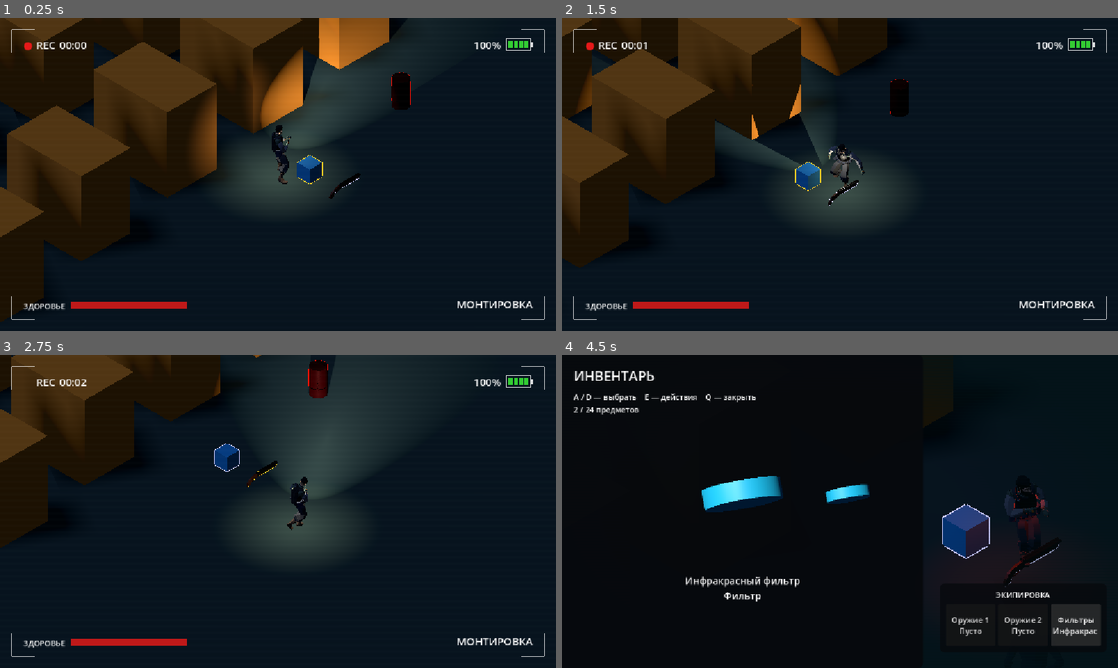
Above: before the commit, frames 1-4 (two rows, left to right).
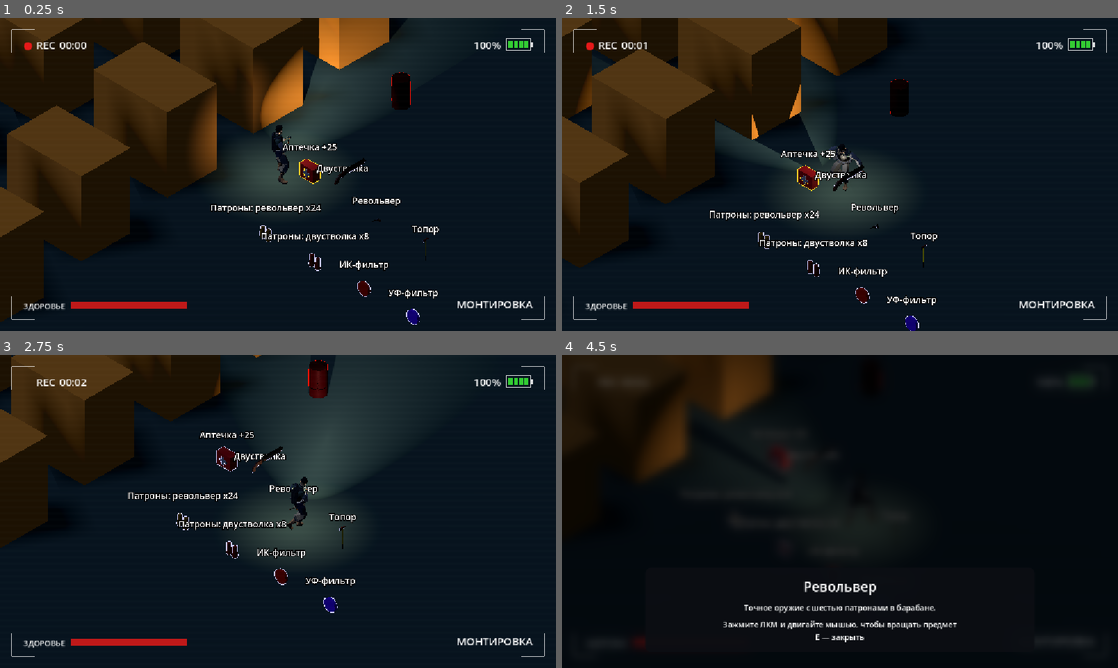
Above: after the commit, the same moments.

Repository: AnckerStudios/the-camera-game
Game: Godot game, scene res://scene/artem/misha_v4_doma.tscn
Same seed, same stepped clock (60 frames per second), same inputs: the game is played once before the commit and once after it. This scene is started directly instead of the project's main scene. Sound files missing from this copy of the repository are replaced by a short silence.
Inputs (mouse positions are in pixels of both pictures, inside the frame that each line leads up to):
- Up to frame 1 (0.25 s): no input
- Up to frame 2 (1.5 s): move the mouse to (962, 158) at 0.52 s; hold D (move_right) 0.53-1.28 s; hold Right mouse button (alt_fire) 0.53-1.28 s; tap Space (jump) at 0.77 s; move the mouse to (728, 190) at 1.27 s; hold S (move_backward) from 1.28 s (still down); tap Shift (dash) at 1.35 s
- Up to frame 3 (2.75 s): tap Space (jump) at 1.52 s; move the mouse to (333, 442) at 2.02 s; release S (move_backward) at 2.03 s; press the mouse at (333, 442) at 2.03 s; hold D (move_right) from 2.03 s (still down)
- Up to frame 4 (4.5 s): move the mouse to (812, 574) at 2.77 s; release D (move_right) at 2.78 s; release the mouse at (812, 574) at 2.78 s; hold W (move_forward) 2.78-3.53 s; tap E (interaction) at 2.85 s; tap Space (jump) at 3.02, 3.77 s; move the mouse to (1006, 558) at 3.52 s; hold A (move_left) 3.53-4.25 s; tap Tab (toggle_filter) at 3.6 s; tap Q (inventory) at 4.15 s; click (1073, 624) at 4.25 s, where only the run before the commit has a clickable "Фильтры Инфракрасный фильтр"

The runs differ from the first frame. In frame 1, 2.4% of the frame differs, in the area x 38-79%, y 40-98%; in frame 2, 2.4%; in frame 3, 2.4%; in frame 4, 14%, in the area x 0-97%, y 0-94%.

Commit message:
фикс оружия

Diff:
--- /dev/null
+++ b/gamelogic/environment/items/data/axe.tres
@@ -0,0 +1,14 @@
+[gd_resource type="Resource" script_class="InventoryItem" load_steps=4 format=3]
+[ext_resource type="Script" path="res://gamelogic/inventory/inventory_item.gd" id="1"]
+[ext_resource type="PackedScene" path="res://gamelogic/weapon/weapon_axe.tscn" id="2"]
+[ext_resource type="PackedScene" path="res://gamelogic/environment/items/models/axe.tscn" id="3"]
+[resource]
+script = ExtResource("1")
+id = &"weapon_WeaponAxe"
+display_name = "Топор"
+description = "Оружие ближнего боя. Не требует патронов."
+kind = 0
+max_stack = 1
+weapon_scene = ExtResource("2")
+weapon_id = &"WeaponAxe"
+model_scene = ExtResource("3")
--- /dev/null
+++ b/gamelogic/environment/items/data/infrared_filter.tres
@@ -0,0 +1,12 @@
+[gd_resource type="Resource" script_class="InventoryItem" load_steps=3 format=3]
+[ext_resource type="Script" path="res://gamelogic/inventory/inventory_item.gd" id="1"]
+[ext_resource type="PackedScene" path="res://gamelogic/environment/items/models/infrared_filter.tscn" id="2"]
+[resource]
+script = ExtResource("1")
+id = &"filter_1"
+display_name = "Инфракрасный фильтр"
+description = "Позволяет видеть инфракрасные цели. После установки переключается по Tab."
+kind = 3
+max_stack = 1
+model_scene = ExtResource("2")
+filter_mode = 1
--- /dev/null
+++ b/gamelogic/environment/items/data/medkit.tres
@@ -0,0 +1,12 @@
+[gd_resource type="Resource" script_class="InventoryItem" load_steps=3 format=3]
+[ext_resource type="Script" path="res://gamelogic/inventory/inventory_item.gd" id="1"]
+[ext_resource type="PackedScene" path="res://gamelogic/environment/items/models/medkit.tscn" id="2"]
+[resource]
+script = ExtResource("1")
+id = &"medkit"
+display_name = "Аптечка"
+description = "Восстанавливает 25 единиц здоровья."
+kind = 2
+max_stack = 10
+model_scene = ExtResource("2")
+healing = 25.0
--- /dev/null
+++ b/gamelogic/environment/items/data/revolver.tres
@@ -0,0 +1,14 @@
+[gd_resource type="Resource" script_class="InventoryItem" load_steps=4 format=3]
+[ext_resource type="Script" path="res://gamelogic/inventory/inventory_item.gd" id="1"]
+[ext_resource type="PackedScene" path="res://gamelogic/weapon/weapon_revolver.tscn" id="2"]
+[ext_resource type="PackedScene" path="res://gamelogic/environment/items/models/revolver.tscn" id="3"]
+[resource]
+script = ExtResource("1")
+id = &"weapon_WeaponRevolver"
+display_name = "Револьвер"
+description = "Точное оружие с шестью патронами в барабане."
+kind = 0
+max_stack = 1
+weapon_scene = ExtResource("2")
+weapon_id = &"WeaponRevolver"
+model_scene = ExtResource("3")
--- /dev/null
+++ b/gamelogic/environment/items/data/revolver_ammo.tres
@@ -0,0 +1,12 @@
+[gd_resource type="Resource" script_class="InventoryItem" load_steps=3 format=3]
+[ext_resource type="Script" path="res://gamelogic/inventory/inventory_item.gd" id="1"]
+[ext_resource type="PackedScene" path="res://gamelogic/environment/items/models/revolver_ammo.tscn" id="2"]
+[resource]
+script = ExtResource("1")
+id = &"ammo_revolver"
+display_name = "Револьверные патроны"
+description = "24 патрона для револьвера. Примените в инвентаре, чтобы пополнить запас."
+kind = 1
+max_stack = 60
+model_scene = ExtResource("2")
+weapon_id = &"WeaponRevolver"
--- /dev/null
+++ b/gamelogic/environment/items/data/shotgun.tres
@@ -0,0 +1,14 @@
+[gd_resource type="Resource" script_class="InventoryItem" load_steps=4 format=3]
+[ext_resource type="Script" path="res://gamelogic/inventory/inventory_item.gd" id="1"]
+[ext_resource type="PackedScene" path="res://gamelogic/weapon/weapon_double_shotgun.tscn" id="2"]
+[ext_resource type="PackedScene" path="res://gamelogic/environment/items/models/shotgun.tscn" id="3"]
+[resource]
+script = ExtResource("1")
+id = &"weapon_WeaponDoubleShotgun"
+display_name = "Двустволка"
+description = "Два патрона, восемь дробин в каждом. Альтернативный выстрел расходует оба ствола."
+kind = 0
+max_stack = 1
+weapon_scene = ExtResource("2")
+weapon_id = &"WeaponDoubleShotgun"
+model_scene = ExtResource("3")
--- /dev/null
+++ b/gamelogic/environment/items/data/shotgun_ammo.tres
@@ -0,0 +1,12 @@
+[gd_resource type="Resource" script_class="InventoryItem" load_steps=3 format=3]
+[ext_resource type="Script" path="res://gamelogic/inventory/inventory_item.gd" id="1"]
+[ext_resource type="PackedScene" path="res://gamelogic/environment/items/models/shotgun_ammo.tscn" id="2"]
+[resource]
+script = ExtResource("1")
+id = &"ammo_shotgun"
+display_name = "Патроны для двустволки"
+description = "8 патронов для двустволки. Примените в инвентаре, чтобы пополнить запас."
+kind = 1
+max_stack = 60
+model_scene = ExtResource("2")
+weapon_id = &"WeaponDoubleShotgun"
--- /dev/null
+++ b/gamelogic/environment/items/data/ultraviolet_filter.tres
@@ -0,0 +1,12 @@
+[gd_resource type="Resource" script_class="InventoryItem" load_steps=3 format=3]
+[ext_resource type="Script" path="res://gamelogic/inventory/inventory_item.gd" id="1"]
+[ext_resource type="PackedScene" path="res://gamelogic/environment/items/models/ultraviolet_filter.tscn" id="2"]
+[resource]
+script = ExtResource("1")
+id = &"filter_2"
+display_name = "Ультрафиолетовый фильтр"
+description = "Выделяет активные предметы, бочки и двери. После установки переключается по Tab."
+kind = 3
+max_stack = 1
+model_scene = ExtResource("2")
+filter_mode = 2
--- /dev/null
+++ b/gamelogic/environment/items/models/axe.tscn
@@ -0,0 +1,6 @@
+[gd_scene load_steps=2 format=3]
+[ext_resource type="PackedScene" path="res://resources/model/weapons/axe.glb" id="1"]
+[node name="ItemModel" type="Node3D"]
+[node name="Model" parent="." instance=ExtResource("1")]
+position = Vector3(0, 0.35, 0)
+scale = Vector3(0.18, 0.18, 0.18)
--- /dev/null
+++ b/gamelogic/environment/items/models/infrared_filter.tscn
@@ -0,0 +1,15 @@
+[gd_scene load_steps=3 format=3]
+[sub_resource type="CylinderMesh" id="Filter"]
+top_radius = 0.22
+bottom_radius = 0.22
+height = 0.09
+[sub_resource type="StandardMaterial3D" id="Material"]
+albedo_color = Color(0.9, 0.12, 0.04, 1)
+metallic = 0.3
+roughness = 0.25
+[node name="FilterModel" type="Node3D"]
+[node name="Filter" type="MeshInstance3D" parent="."]
+position = Vector3(0, 0.25, 0)
+rotation_degrees = Vector3(90, 0, 0)
+mesh = SubResource("Filter")
+material_override = SubResource("Material")
--- /dev/null
+++ b/gamelogic/environment/items/models/medkit.tscn
@@ -0,0 +1,20 @@
+[gd_scene load_steps=5 format=3]
+[sub_resource type="BoxMesh" id="Body"]
+size = Vector3(0.55, 0.45, 0.28)
+[sub_resource type="StandardMaterial3D" id="Red"]
+albedo_color = Color(0.72, 0.055, 0.07, 1)
+[sub_resource type="BoxMesh" id="Vertical"]
+size = Vector3(0.08, 0.27, 0.02)
+[sub_resource type="BoxMesh" id="Horizontal"]
+size = Vector3(0.27, 0.08, 0.02)
+[node name="Medkit" type="Node3D"]
+[node name="Body" type="MeshInstance3D" parent="."]
+position = Vector3(0, 0.25, 0)
+mesh = SubResource("Body")
+material_override = SubResource("Red")
+[node name="CrossVertical" type="MeshInstance3D" parent="."]
+position = Vector3(0, 0.25, 0.15)
+mesh = SubResource("Vertical")
+[node name="CrossHorizontal" type="MeshInstance3D" parent="."]
+position = Vector3(0, 0.25, 0.15)
+mesh = SubResource("Horizontal")
--- /dev/null
+++ b/gamelogic/environment/items/models/revolver.tscn
@@ -0,0 +1,6 @@
+[gd_scene load_steps=2 format=3]
+[ext_resource type="PackedScene" path="res://resources/model/weapons/weapon_rev.glb" id="1"]
+[node name="ItemModel" type="Node3D"]
+[node name="Model" parent="." instance=ExtResource("1")]
+position = Vector3(0, 0.35, 0)
+scale = Vector3(0.075, 0.075, 0.075)
--- /dev/null
+++ b/gamelogic/environment/items/models/revolver_ammo.tscn
@@ -0,0 +1,18 @@
+[gd_scene load_steps=3 format=3]
+[sub_resource type="CylinderMesh" id="Shell"]
+top_radius = 0.06
+bottom_radius = 0.08
+height = 0.35
+[sub_resource type="StandardMaterial3D" id="Material"]
+albedo_color = Color(0.8, 0.58, 0.18, 1)
+metallic = 0.6
+roughness = 0.35
+[node name="Ammo" type="Node3D"]
+[node name="Shell1" type="MeshInstance3D" parent="."]
+position = Vector3(-0.12, 0.19, 0)
+mesh = SubResource("Shell")
+material_override = SubResource("Material")
+[node name="Shell2" type="MeshInstance3D" parent="."]
+position = Vector3(0.12, 0.19, 0)
+mesh = SubResource("Shell")
+material_override = SubResource("Material")
--- /dev/null
+++ b/gamelogic/environment/items/models/shotgun.tscn
@@ -0,0 +1,6 @@
+[gd_scene load_steps=2 format=3]
+[ext_resource type="PackedScene" path="res://resources/model/weapons/kal_shootgun.glb" id="1"]
+[node name="ItemModel" type="Node3D"]
+[node name="Model" parent="." instance=ExtResource("1")]
+position = Vector3(0, 0.35, 0)
+scale = Vector3(0.25, 0.25, 0.25)
--- /dev/null
+++ b/gamelogic/environment/items/models/shotgun_ammo.tscn
@@ -0,0 +1,18 @@
+[gd_scene load_steps=3 format=3]
+[sub_resource type="CylinderMesh" id="Shell"]
+top_radius = 0.06
+bottom_radius = 0.08
+height = 0.35
+[sub_resource type="StandardMaterial3D" id="Material"]
+albedo_color = Color(0.75, 0.12, 0.06, 1)
+metallic = 0.6
+roughness = 0.35
+[node name="Ammo" type="Node3D"]
+[node name="Shell1" type="MeshInstance3D" parent="."]
+position = Vector3(-0.12, 0.19, 0)
+mesh = SubResource("Shell")
+material_override = SubResource("Material")
+[node name="Shell2" type="MeshInstance3D" parent="."]
+position = Vector3(0.12, 0.19, 0)
+mesh = SubResource("Shell")
+material_override = SubResource("Material")
--- /dev/null
+++ b/gamelogic/environment/items/models/ultraviolet_filter.tscn
@@ -0,0 +1,15 @@
+[gd_scene load_steps=3 format=3]
+[sub_resource type="CylinderMesh" id="Filter"]
+top_radius = 0.22
+bottom_radius = 0.22
+height = 0.09
+[sub_resource type="StandardMaterial3D" id="Material"]
+albedo_color = Color(0.45, 0.12, 0.95, 1)
+metallic = 0.3
+roughness = 0.25
+[node name="FilterModel" type="Node3D"]
+[node name="Filter" type="MeshInstance3D" parent="."]
+position = Vector3(0, 0.25, 0)
+rotation_degrees = Vector3(90, 0, 0)
+mesh = SubResource("Filter")
+material_override = SubResource("Material")
--- a/gamelogic/inventory/player_inventory.gd
+++ b/gamelogic/inventory/player_inventory.gd
@@ -71,7 +71,7 @@
 	return true
 
 func equip_weapon(entry: InventoryEntry, slot: int) -> bool:
-	if not entries.has(entry) or slot < 0 or slot > 1 or entry.item.kind != InventoryItem.Kind.WEAPON:
+	if not entries.has(entry) or slot < 0 or slot > 1 or entry.item.kind != InventoryItem.Kind.WEAPON or not is_instance_valid(_holder):
 		return false
 	if not is_instance_valid(entry.weapon):
 		if not _holder or not entry.item.weapon_scene:
@@ -84,6 +84,7 @@
 			weapons[index] = null
 	weapons[slot] = entry
 	_sync_weapons()
+	_holder.activate_inventory_weapon(entry.weapon)
 	_sync_filters()
 	changed.emit()
 	return true
--- a/gamelogic/player/model/player_model_v2.tscn
+++ b/gamelogic/player/model/player_model_v2.tscn
@@ -87,18 +87,18 @@
 [node name="camera_man_5" parent="." unique_id=1167726490 instance=ExtResource("2_qv5l7")]
 transform = Transform3D(-0.43, 0, -3.7591793e-08, 0, 0.43, 0, 3.7591793e-08, 0, -0.43, 0, 0, 0)
 
-[node name="Skeleton3D" parent="camera_man_5/Armature" parent_id_path=PackedInt32Array(1167726490, 1139866340) index="0" unique_id=2010351348]
-bones/0/position = Vector3(0.007868705, 2.394523, -0.00895619)
-bones/0/rotation = Quaternion(-0.069613054, -0.46054763, -0.017455367, 0.884729)
-bones/1/rotation = Quaternion(-0.018455215, 0.0070259757, 0.003965254, 0.99979717)
-bones/2/rotation = Quaternion(0.052172694, 0.011101649, 0.011504754, 0.9985102)
-bones/3/rotation = Quaternion(0.09295161, 0.015301177, -0.0025748853, 0.99554974)
-bones/4/rotation = Quaternion(0.100573786, 0.050410643, -0.000100905614, 0.9936517)
-bones/5/rotation = Quaternion(-0.023824578, 0.30274677, -0.06061677, 0.9508431)
-bones/9/rotation = Quaternion(-0.73545575, -0.33106458, 0.45757467, -0.37433466)
-bones/10/rotation = Quaternion(0.3473715, -0.25002325, 0.060803395, 0.9017341)
-bones/11/rotation = Quaternion(0.6091114, -0.5647874, 0.32687104, 0.45072594)
-bones/12/rotation = Quaternion(0.009825094, -0.1453791, 0.14770536, 0.978239)
+[node name="Skeleton3D" parent="camera_man_5/Armature" parent_id_path=PackedInt32Array(1167726490, 2127412039) index="0" unique_id=1730218778]
+bones/0/position = Vector3(-0.0034635458, 2.4078848, -0.0001295954)
+bones/0/rotation = Quaternion(-0.056265585, -0.46076334, -0.01044673, 0.88567615)
+bones/1/rotation = Quaternion(-0.037115138, 0.0036361716, 0.00535179, 0.99929005)
+bones/2/rotation = Quaternion(0.04274839, 0.008984356, 0.0046101552, 0.9990348)
+bones/3/rotation = Quaternion(0.073359095, 0.008584631, 0.0025053264, 0.9972655)
+bones/4/rotation = Quaternion(0.1050857, 0.048524458, 0.0035785004, 0.9932722)
+bones/5/rotation = Quaternion(-0.0007958093, 0.31960893, -0.053517465, 0.94603664)
+bones/9/rotation = Quaternion(-0.72197986, -0.3445461, 0.46030465, -0.38490632)
+bones/10/rotation = Quaternion(0.3715727, -0.21738948, 0.02917541, 0.90212214)
+bones/11/rotation = Quaternion(0.60488313, -0.57513684, 0.31771302, 0.44988048)
+bones/12/rotation = Quaternion(0.03361604, -0.1441497, 0.15028602, 0.9774994)
 bones/13/rotation = Quaternion(0.25503376, -0.018591076, 0.035590913, 0.9660981)
 bones/14/rotation = Quaternion(-0.0019412013, -0.0011747301, -0.03376167, 0.9994274)
 bones/15/rotation = Quaternion(-0.123161264, -0.07030876, 0.20538959, 0.9683507)
@@ -111,10 +111,10 @@
 bones/26/rotation = Quaternion(0.38669905, 0.009154487, -0.039972283, 0.9212938)
 bones/27/rotation = Quaternion(0.37076902, -0.013344297, -0.017101994, 0.9284718)
 bones/28/rotation = Quaternion(-1.6765625e-08, 7.481731e-09, -1.1097654e-08, 1)
-bones/31/rotation = Quaternion(0.69318324, -0.40222493, 0.46171293, 0.38017538)
-bones/32/rotation = Quaternion(0.27042302, -0.14594156, -0.21614394, 0.926744)
-bones/33/rotation = Quaternion(0.21151581, 0.2473369, -0.6985777, 0.6372399)
-bones/34/rotation = Quaternion(0.13001138, -0.029354213, -0.27213612, 0.9529834)
+bones/31/rotation = Quaternion(0.70349175, -0.37337574, 0.45543128, 0.39783436)
+bones/32/rotation = Quaternion(0.28015447, -0.1818147, -0.17291223, 0.92658424)
+bones/33/rotation = Quaternion(0.19912823, 0.23781946, -0.70104676, 0.6421241)
+bones/34/rotation = Quaternion(0.12334102, -0.011352909, -0.28158697, 0.95150775)
 bones/35/rotation = Quaternion(0.21911092, -0.10835911, 0.019814743, 0.96946186)
 bones/36/rotation = Quaternion(-0.025400588, 0.02302879, 0.058053643, 0.9977246)
 bones/37/rotation = Quaternion(-0.16906187, 0.007520303, 0.13039675, 0.9769126)
@@ -127,22 +127,22 @@
 bones/48/rotation = Quaternion(0.7812786, -0.01377203, 0.06019362, 0.6211207)
 bones/49/rotation = Quaternion(0.5812967, 0.012299137, 0.00037545903, 0.8135987)
 bones/50/rotation = Quaternion(-1.27329276e-11, -9.356428e-10, -6.98492e-09, 1)
-bones/53/rotation = Quaternion(0.13890563, 0.17894639, 0.9669474, -0.11703122)
-bones/54/rotation = Quaternion(-0.2985674, -0.119609155, 0.019205753, 0.9466691)
-bones/55/rotation = Quaternion(0.42877674, -0.22444531, 0.052148722, 0.87353045)
+bones/53/rotation = Quaternion(0.1390799, 0.17922291, 0.96701205, -0.11586074)
+bones/54/rotation = Quaternion(-0.27712002, -0.123692565, 0.017271504, 0.95268375)
+bones/55/rotation = Quaternion(0.42298806, -0.22295102, 0.05433219, 0.8765968)
 bones/56/rotation = Quaternion(0.2948218, 0.12646943, -0.038007323, 0.9463831)
-bones/60/rotation = Quaternion(-0.19282214, 0.14495553, 0.9566733, 0.163045)
-bones/61/rotation = Quaternion(-0.3733303, 0.018184537, -0.023969382, 0.92721057)
-bones/62/rotation = Quaternion(0.5289691, 0.2235111, -0.0056892713, 0.81865877)
+bones/60/rotation = Quaternion(-0.19379584, 0.14639598, 0.9569344, 0.15902221)
+bones/61/rotation = Quaternion(-0.3533552, 0.021831037, -0.023148071, 0.93494797)
+bones/62/rotation = Quaternion(0.5239467, 0.22317934, -0.006481491, 0.8219664)
 bones/63/rotation = Quaternion(0.27089235, -0.12930049, 0.07229967, 0.9511422)
 
 [node name="RightHandGrip" type="BoneAttachment3D" parent="camera_man_5/Armature/Skeleton3D" index="1" unique_id=591428803]
-transform = Transform3D(0.085366, 0.039417334, 0.99556977, 0.98596734, 0.14053304, -0.09010678, -0.14346223, 0.9892911, -0.026867416, -0.45743152, 2.6110816, 0.49166745)
+transform = Transform3D(0.08946398, 0.043122116, 0.99505603, 0.9854417, 0.14118552, -0.0947181, -0.14457196, 0.9890433, -0.029863503, -0.46243477, 2.6186347, 0.4986974)
 bone_name = "mixamorig_RightHand"
 bone_idx = 40
 
 [node name="LeftHandGrip" type="BoneAttachment3D" parent="camera_man_5/Armature/Skeleton3D" index="2" unique_id=1250719779]
-transform = Transform3D(-0.44764236, -0.89161676, 0.06808798, 0.050828815, 0.050648835, 0.997422, -0.89276683, 0.44994932, 0.022647351, 0.31967327, 2.5204964, 0.48458028)
+transform = Transform3D(-0.43923053, -0.8977039, 0.03470847, 0.06190431, 0.008299682, 0.9980477, -0.89623904, 0.4405218, 0.051926225, 0.3244546, 2.5500956, 0.49606758)
 bone_name = "mixamorig_LeftHand"
 bone_idx = 11
 
--- a/gamelogic/player/player.tscn
+++ b/gamelogic/player/player.tscn
@@ -7,6 +7,8 @@
 [ext_resource type="PackedScene" uid="uid://cquasyawaifv" path="res://gamelogic/player/cone/view_cone.tscn" id="7_cone"]
 [ext_resource type="Script" uid="uid://gltw66fqtyyp" path="res://gamelogic/player/camera/wall_cutout.gd" id="20_cutout"]
 
+[ext_resource type="Script" path="res://gamelogic/weapon/weapon_holder.gd" id="30_holder"]
+[ext_resource type="Script" path="res://gamelogic/weapon/target_lock.gd" id="31_lock"]
 [sub_resource type="CapsuleShape3D" id="Shape"]
 radius = 0.35
 height = 1.8
@@ -50,3 +52,11 @@
 
 [node name="WallCutout" type="Node" parent="." unique_id=1395136778]
 script = ExtResource("20_cutout")
+
+[node name="WeaponHolder" type="Node3D" parent="Visual/PlayerModel/camera_man_5/Armature/Skeleton3D/RightHandGrip" node_paths=PackedStringArray("aim")]
+transform = Transform3D(1.422417, 1.794727, -0.263268, -0.451963, 0.026654, -2.259300, -1.756726, 1.445167, 0.368290, 0, 0, 0)
+script = ExtResource("30_holder")
+aim = NodePath("../../../../../..")
+
+[node name="TargetLock" type="Node" parent="Visual/PlayerModel/camera_man_5/Armature/Skeleton3D/RightHandGrip/WeaponHolder"]
+script = ExtResource("31_lock")
--- a/gamelogic/weapon/weapon_holder.gd
+++ b/gamelogic/weapon/weapon_holder.gd
@@ -156,3 +156,11 @@
 	else:
 		PlayerState.weapon_name = ""
 		PlayerState.set_ammo(0, 0, 0)
+
+
+## Выбранное в инвентаре оружие становится видимым в руке, а не только занимает слот.
+func activate_inventory_weapon(weapon: Weapon) -> void:
+	var equipped := get_weapons()
+	var index := equipped.find(weapon)
+	if index >= 0:
+		select(index)
--- a/project.godot
+++ b/project.godot
@@ -50,9 +50,9 @@
 
 inventory={
 "deadzone": 0.2,
-"events": [Object(InputEventKey,"physical_keycode":81)]
+"events": [Object(InputEventKey,"resource_local_to_scene":false,"resource_name":"","device":16,"window_id":0,"alt_pressed":false,"shift_pressed":false,"ctrl_pressed":false,"meta_pressed":false,"pressed":false,"keycode":0,"physical_keycode":81,"key_label":0,"unicode":0,"location":0,"echo":false,"script":null)
+]
 }
-
 camera_flash={
 "deadzone": 0.2,
 "events": [Object(InputEventKey,"resource_local_to_scene":false,"resource_name":"","device":-1,"window_id":0,"alt_press …(190 unchanged characters)…
--- a/scene/artem/misha_v4_doma.tscn
+++ b/scene/artem/misha_v4_doma.tscn
@@ -8,7 +8,14 @@
 [ext_resource type="PackedScene" uid="uid://w3p8l3qnm13a" path="res://gamelogic/monster/ghoul/ghoul.tscn" id="6_4ackd"]
 [ext_resource type="PackedScene" uid="uid://by6ubidcpixtr" path="res://gamelogic/environment/items/pickup_item.tscn" id="7_pickup_item"]
 [ext_resource type="PackedScene" uid="uid://c2g4ugy8n7yeu" path="res://resources/model/world/barrel.glb" id="8_barrel"]
-[ext_resource type="PackedScene" uid="uid://cf044qdp2v615" path="res://gamelogic/weapon/weapon_double_shotgun.tscn" id="8_rsf50"]
+[ext_resource type="Resource" path="res://gamelogic/environment/items/data/axe.tres" id="pickup_axe"]
+[ext_resource type="Resource" path="res://gamelogic/environment/items/data/infrared_filter.tres" id="pickup_infrared_filter"]
+[ext_resource type="Resource" path="res://gamelogic/environment/items/data/medkit.tres" id="pickup_medkit"]
+[ext_resource type="Resource" path="res://gamelogic/environment/items/data/revolver.tres" id="pickup_revolver"]
+[ext_resource type="Resource" path="res://gamelogic/environment/items/data/revolver_ammo.tres" id="pickup_revolver_ammo"]
+[ext_resource type="Resource" path="res://gamelogic/environment/items/data/shotgun.tres" id="pickup_shotgun"]
+[ext_resource type="Resource" path="res://gamelogic/environment/items/data/shotgun_ammo.tres" id="pickup_shotgun_ammo"]
+[ext_resource type="Resource" path="res://gamelogic/environment/items/data/ultraviolet_filter.tres" id="pickup_ultraviolet_filter"]
 
 [sub_resource type="Environment" id="Environment"]
 background_mode = 1
@@ -307,11 +314,88 @@
 
 [node name="TestPickupItem2" parent="." unique_id=1246594492 instance=ExtResource("7_pickup_item")]
 transform = Transform3D(1, 0, 0, 0, 1, 0, 0, 0, 1, 2.5189924, 0.39750087, -0.10500479)
-model_scene = ExtResource("8_rsf50")
+inventory_item = ExtResource("pickup_shotgun")
 description = "Огромная пробивная сила и настолько же медленная перезарядка"
 display_name = "Двустволка"
 outline_width = 0.1
 
+[node name="Label" type="Label3D" parent="TestPickupItem2" unique_id=1940211158]
+transform = Transform3D(1, 0, 0, 0, 1, 0, 0, 0, 1, 0, 1.1, 0)
+pixel_size = 0.008
+billboard = 1
+text = "Двустволка"
+
 [node name="TestPickupItem" parent="." unique_id=464021308 instance=ExtResource("7_pickup_item")]
 transform = Transform3D(1, 0, 0, 0, 1, 0, 0, 0, 1, 1.2107819, 0.5, -0.08076906)
+inventory_item = ExtResource("pickup_medkit")
 display_name = "Тестовый предмет"
+
+[node name="Label" type="Label3D" parent="TestPickupItem" unique_id=1254785991]
+transform = Transform3D(1, 0, 0, 0, 1, 0, 0, 0, 1, 0, 1.1, 0)
+pixel_size = 0.008
+billboard = 1
+text = "Аптечка +25"
+
+[node name="PickupShowcase" type="Node3D" parent="." unique_id=1264310895]
+
+[node name="revolver" parent="PickupShowcase" unique_id=1488767330 instance=ExtResource("7_pickup_item")]
+transform = Transform3D(1, 0, 0, 0, 1, 0, 0, 0, 1, 4, 0.05, 0)
+inventory_item = ExtResource("pickup_revolver")
+
+[node name="Label" type="Label3D" parent="PickupShowcase/revolver" unique_id=468644230]
+transform = Transform3D(1, 0, 0, 0, 1, 0, 0, 0, 1, 0, 1.1, 0)
+pixel_size = 0.008
+billboard = 1
+text = "Револьвер"
+
+[node name="axe" parent="PickupShowcase" unique_id=1724879177 instance=ExtResource("7_pickup_item")]
+transform = Transform3D(1, 0, 0, 0, 1, 0, 0, 0, 1, 6, 0.05, 0)
+inventory_item = ExtResource("pickup_axe")
+
+[node name="Label" type="Label3D" parent="PickupShowcase/axe" unique_id=1375225561]
+transform = Transform3D(1, 0, 0, 0, 1, 0, 0, 0, 1, 0, 1.1, 0)
+pixel_size = 0.008
+billboard = 1
+text = "Топор"
+
+[node name="revolver_ammo" parent="PickupShowcase" unique_id=1433271116 instance=ExtResource("7_pickup_item")]
+transform = Transform3D(1, 0, 0, 0, 1, 0, 0, 0, 1, 2, 0.05, 2.5)
+inventory_item = ExtResource("pickup_revolver_ammo")
+quantity = 24
+
+[node name="Label" type="Label3D" parent="PickupShowcase/revolver_ammo" unique_id=228963152]
+transform = Transform3D(1, 0, 0, 0, 1, 0, 0, 0, 1, 0, 1.1, 0)
+pixel_size = 0.008
+billboard = 1
+text = "Патроны: револьвер x24"
+
+[node name="shotgun_ammo" parent="PickupShowcase" unique_id=38146467 instance=ExtResource("7_pickup_item")]
+transform = Transform3D(1, 0, 0, 0, 1, 0, 0, 0, 1, 4, 0.05, 2.5)
+inventory_item = ExtResource("pickup_shotgun_ammo")
+quantity = 8
+
+[node name="Label" type="Label3D" parent="PickupShowcase/shotgun_ammo" unique_id=2056991002]
+transform = Transform3D(1, 0, 0, 0, 1, 0, 0, 0, 1, 0, 1.1, 0)
+pixel_size = 0.008
+billboard = 1
+text = "Патроны: двустволка x8"
+
+[node name="infrared_filter" parent="PickupShowcase" unique_id=959453346 instance=ExtResource("7_pickup_item")]
+transform = Transform3D(1, 0, 0, 0, 1, 0, 0, 0, 1, 6, 0.05, 2.5)
+inventory_item = ExtResource("pickup_infrared_filter")
+
+[node name="Label" type="Label3D" parent="PickupShowcase/infrared_filter" unique_id=1152528447]
+transform = Transform3D(1, 0, 0, 0, 1, 0, 0, 0, 1, 0, 1.1, 0)
+pixel_size = 0.008
+billboard = 1
+text = "ИК-фильтр"
+
+[node name="ultraviolet_filter" parent="PickupShowcase" unique_id=1042856725 instance=ExtResource("7_pickup_item")]
+transform = Transform3D(1, 0, 0, 0, 1, 0, 0, 0, 1, 8, 0.05, 2.5)
+inventory_item = ExtResource("pickup_ultraviolet_filter")
+
+[node name="Label" type="Label3D" parent="PickupShowcase/ultraviolet_filter" unique_id=418724434]
+transform = Transform3D(1, 0, 0, 0, 1, 0, 0, 0, 1, 0, 1.1, 0)
+pixel_size = 0.008
+billboard = 1
+text = "УФ-фильтр"
